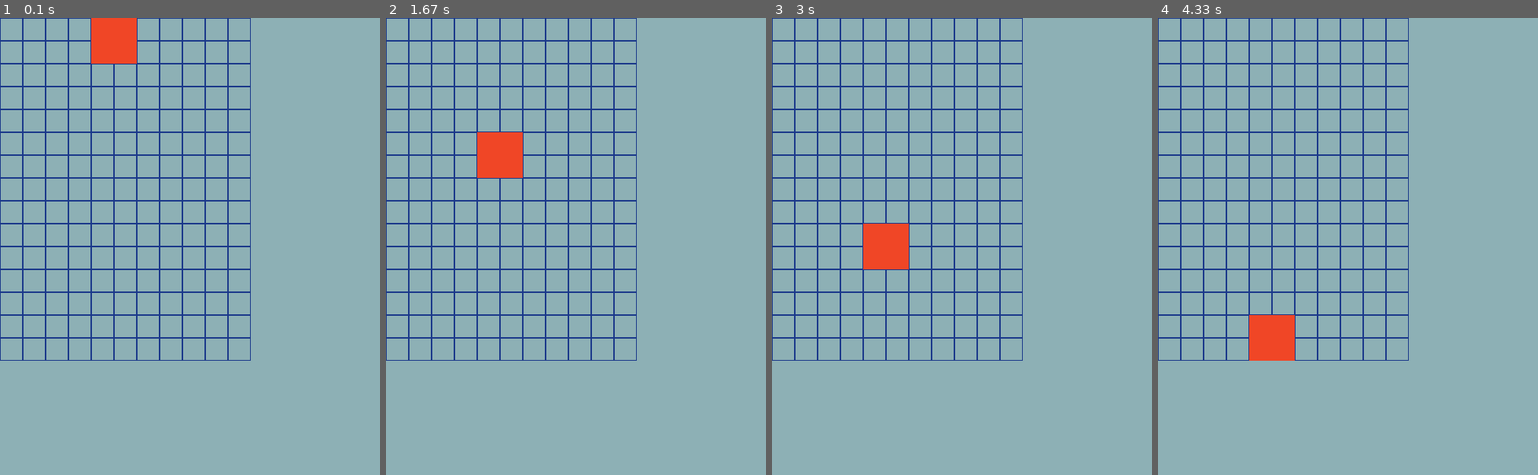
Above: before the commit, frames 1-4 (left to right).
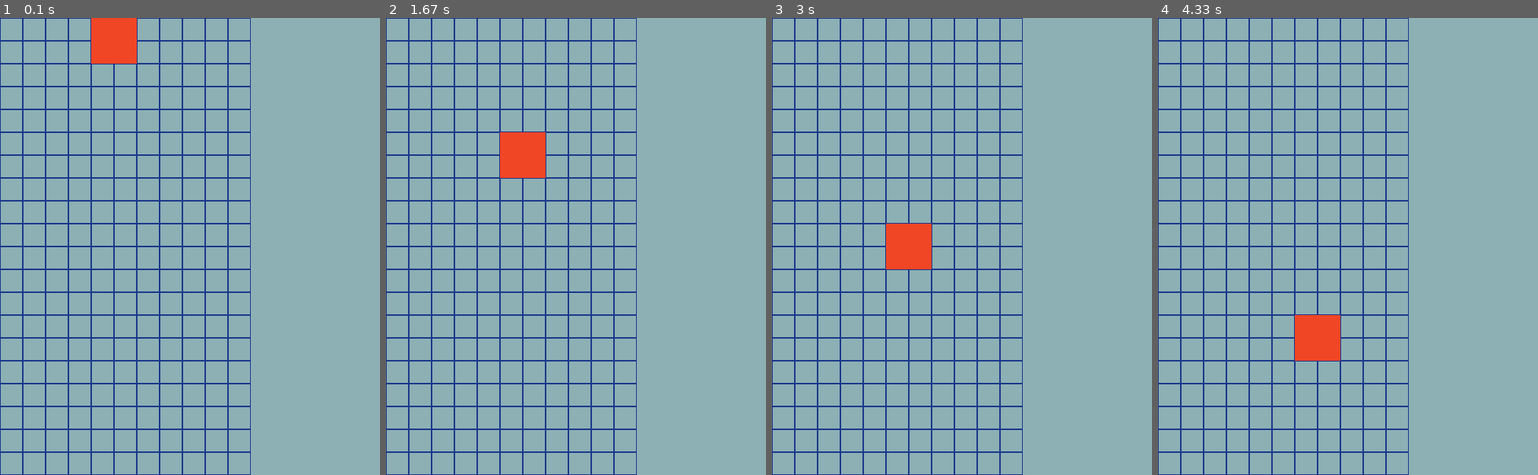
Above: after the commit, the same moments.

Repository: AngelHeart91/TetrisPygame
Game: pygame game, started from main.py
Same seed, same stepped clock (60 frames per second), same inputs: the game is played once before the commit and once after it.
Inputs:
- Up to frame 1 (0.1 s): no input
- Up to frame 2 (1.67 s): hold Right 0.33-0.8 s; hold Right 0.83-1.3 s; hold A from 1.33 s (still down)
- Up to frame 3 (3 s): release A at 1.87 s; hold Left 1.9-2.3 s; hold D 2.33-2.97 s
- Up to frame 4 (4.33 s): hold Left 3-3.47 s; hold D 3.5-3.97 s; hold Right from 4 s (still down)

The runs differ from the first frame. In frame 1, 2.1% of the frame differs, in the area x 0-66%, y 75-100%; in frame 2, 3.3%; in frame 3, 3.3%; in frame 4, 4.5%, in the area x 0-66%, y 65-100%.

Commit message:
add function for move the tetromino to the left and to the right

Diff:
--- a/game/grid.py
+++ b/game/grid.py
@@ -2,7 +2,7 @@
 
 class Grid:
     def __init__(self):
-        self.nb_rows = 15
+        self.nb_rows = 20
         self.nb_cols = 11
         self.cell_size = 30
 
@@ -18,6 +18,11 @@
             for j in range(len(tetromino.shape[i])):
                 if tetromino.shape[i][j] == 1:
                     grid_y = new_y + i
+                    grid_x = new_x + j
                     if grid_y >= self.nb_rows:
                         return False
+                    elif grid_x >= self.nb_cols:
+                        return False
+                    elif grid_x < 0:
+                        return False
         return True
--- a/game/tetromino.py
+++ b/game/tetromino.py
@@ -24,3 +24,9 @@
 
     def move_down(self):
         self.y += 1
+
+    def move_left(self):
+        self.x -= 1
+
+    def move_right(self):
+        self.x += 1
--- a/main.py
+++ b/main.py
@@ -16,20 +16,27 @@
 fall_delay = 300  # en millisecondes
 
 while game_on:
-    for event in pygame.event.get():
-        if event.type == pygame.QUIT:
-            game_on = False
-            sys.exit()
     clock.tick(60)
     screen.fill('#8DB0B5')
     grid.draw_grid(screen)
     tetromino.draw_tetromino(screen, grid.cell_size)
-
-    #add a tempo for tetromino fall down
+    # add a tempo for tetromino fall down more slowly
     current_time = pygame.time.get_ticks()
     if current_time - last_fall_time > fall_delay:
         if grid.tetromino_position(tetromino, tetromino.x, tetromino.y + 1):
             tetromino.move_down()
         last_fall_time = current_time
 
+    for event in pygame.event.get():
+        if event.type == pygame.QUIT:
+            game_on = False
+            sys.exit()
+        elif event.type == pygame.KEYDOWN:
+            if event.key == pygame.K_LEFT or event.key == pygame.K_a:
+                if grid.tetromino_position(tetromino, tetromino.x - 1, tetromino.y):
+                    tetromino.move_left()
+            elif event.key == pygame.K_RIGHT or event.key == pygame.K_d:
+                if grid.tetromino_position(tetromino, tetromino.x + 1, tetromino.y):
+                    tetromino.move_right()
+
     pygame.display.update()
